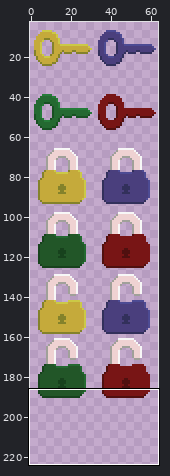
File history of a sprite sheet, Slasherlock/Assets/Sprites/keysAndLocksSpriteSheet.png. The picture above shows the old version from afar; the outline marks the close-up.
Close-up. The starting point:
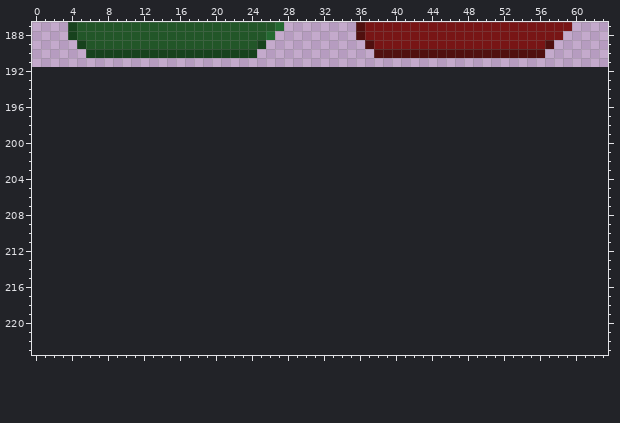
The file is 64x192 pixels. Colours within 5 levels of each other are drawn and written as one. Shown: x 0..63, y 187..223. The old version is drawn lined up with the new one, on the new canvas. The wide view leaves out empty margins.
The result:
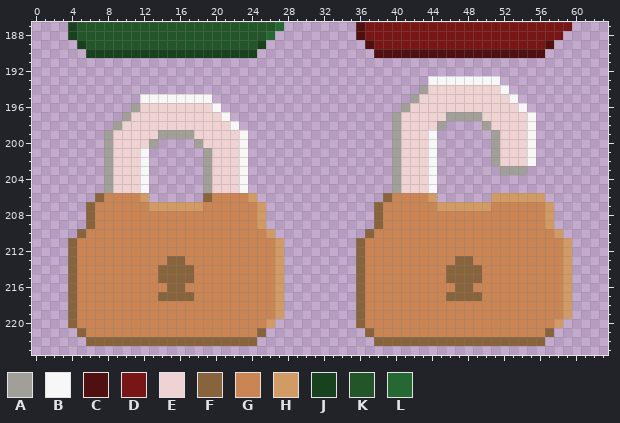
Palette (. is transparent): A #a0a099  B #f7f7f7  C #50100f  D #781515  E #efd2d2  F #88643d  G #cb8454  H #d29b63  J #17421d  K #225628  L #246931
The exact change:
canvas 64x192 -> 64x224
y 193: x 44..51 ........ -> BBBBBBBB
y 194: x 43..52 .......... -> AEEEEEEEEB
y 195: x 12..19 ........ -> BBBBBBBB; x 42..53 ............ -> AEEEEEEEEEEB
y 196: x 11..20 .......... -> AEEEEEEEEB; x 41..54 .............. -> AEEEEEEEEEEEEB
y 197: x 10..21 ............ -> AEEEEEEEEEEB; x 40..55 ................ -> AEEEEEAAAAEEEEEB
y 198: x 9..22 .............. -> AEEEEEEEEEEEEB; x 40..45 ...... -> AEEEEA; x 50..55 ...... -> AEEEEB
y 199: x 8..23 ................ -> AEEEEEAAAAEEEEEB; x 40..44 ..... -> AEEEB; x 51..55 ..... -> AEEEB
y 200: x 8..13 ...... -> AEEEEA; x 18..23 ...... -> AEEEEB; x 40..44 ..... -> AEEEB; x 51..55 ..... -> AEEEB
y 201..202: x 8..12 ..... -> AEEEB; x 19..23 ..... -> AEEEB; x 40..44 ..... -> AEEEB; x 51..55 ..... -> AEEEB
y 203: x 8..12 ..... -> AEEEB; x 19..23 ..... -> AEEEB; x 40..44 ..... -> AEEEB; x 52..54 ... -> AAA
y 204..205: x 8..12 ..... -> AEEEB; x 19..23 ..... -> AEEEB; x 40..44 ..... -> AEEEB
y 206: x 7..12 ...... -> FGGGGH; x 19..24 ...... -> FGGGGH; x 39..44 ...... -> FGGGGH; x 51..56 ...... -> HHHHHH
y 207: x 6..25 .................... -> FGGGGGGHHHHHHGGGGGGH; x 38..57 .................... -> FGGGGGGHHHHHHGGGGGGH
y 208..209: x 6..25 .................... -> FGGGGGGGGGGGGGGGGGGH; x 38..57 .................... -> FGGGGGGGGGGGGGGGGGGH
y 210: x 5..26 ...................... -> FGGGGGGGGGGGGGGGGGGGGH; x 37..58 ...................... -> FGGGGGGGGGGGGGGGGGGGGH
y 211..212: x 4..27 ........................ -> FGGGGGGGGGGGGGGGGGGGGGGH; x 36..59 ........................ -> FGGGGGGGGGGGGGGGGGGGGGGH
y 213: x 4..27 ........................ -> FGGGGGGGGGGFFGGGGGGGGGGH; x 36..59 ........................ -> FGGGGGGGGGGFFGGGGGGGGGGH
y 214..215: x 4..27 ........................ -> FGGGGGGGGGFFFFGGGGGGGGGH; x 36..59 ........................ -> FGGGGGGGGGFFFFGGGGGGGGGH
y 216: x 4..27 ........................ -> FGGGGGGGGGGFFGGGGGGGGGGH; x 36..59 ........................ -> FGGGGGGGGGGFFGGGGGGGGGGH
y 217: x 4..27 ........................ -> FGGGGGGGGGFFFFGGGGGGGGGH; x 36..59 ........................ -> FGGGGGGGGGFFFFGGGGGGGGGH
y 218..219: x 4..27 ........................ -> FGGGGGGGGGGGGGGGGGGGGGGH; x 36..59 ........................ -> FGGGGGGGGGGGGGGGGGGGGGGH
y 220: x 4..26 ....................... -> FGGGGGGGGGGGGGGGGGGGGGH; x 36..58 ....................... -> FGGGGGGGGGGGGGGGGGGGGGH
y 221: x 5..25 ..................... -> FGGGGGGGGGGGGGGGGGGGF; x 37..57 ..................... -> FGGGGGGGGGGGGGGGGGGGF
y 222: x 6..24 ................... -> FFFFFFFFFFFFFFFFFFF; x 38..56 ................... -> FFFFFFFFFFFFFFFFFFF
Boxes around the changes in both close-ups, in picture pixels (x1, y1, x2, y2):
added: (356, 76, 572, 346)
added: (68, 94, 284, 346)
